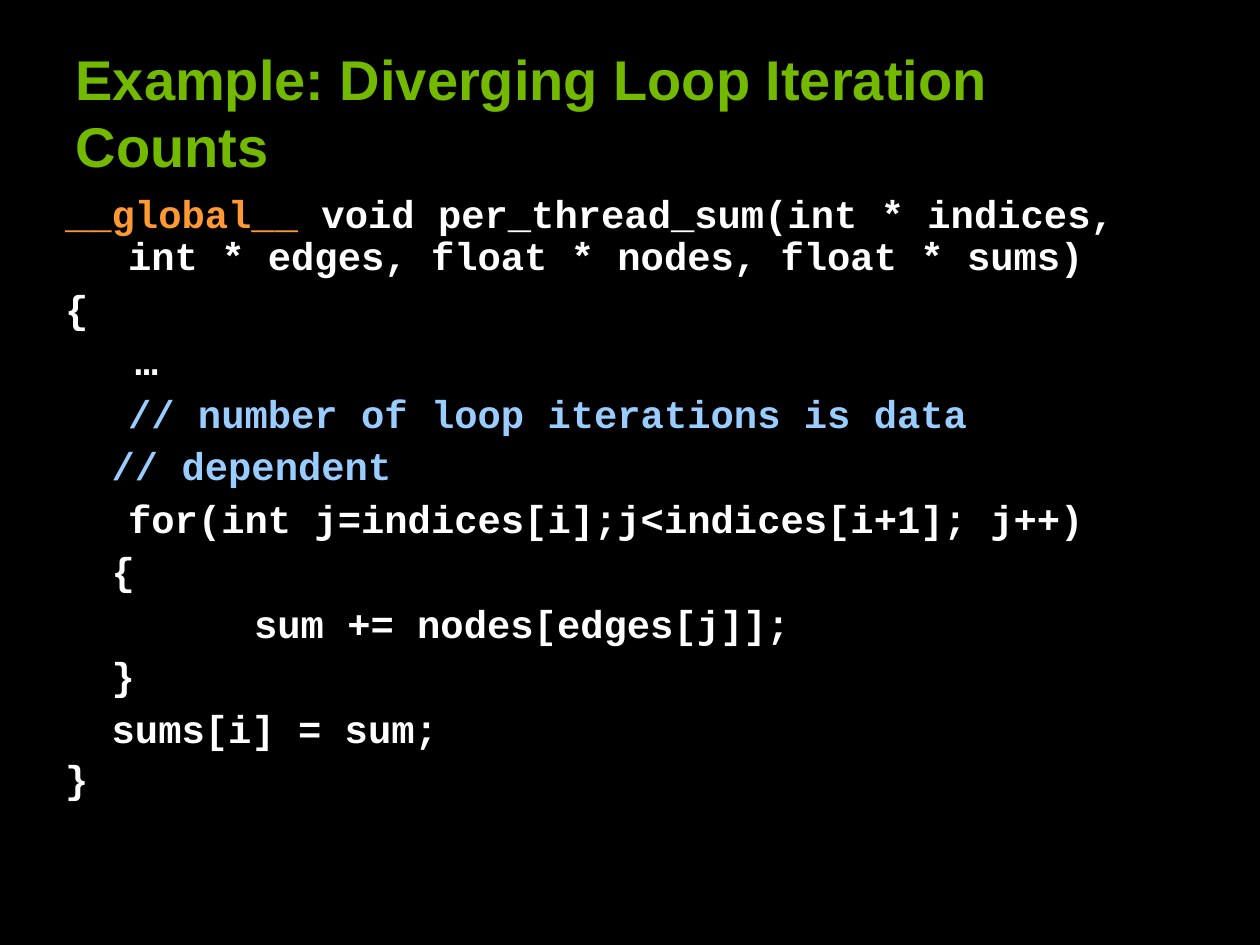
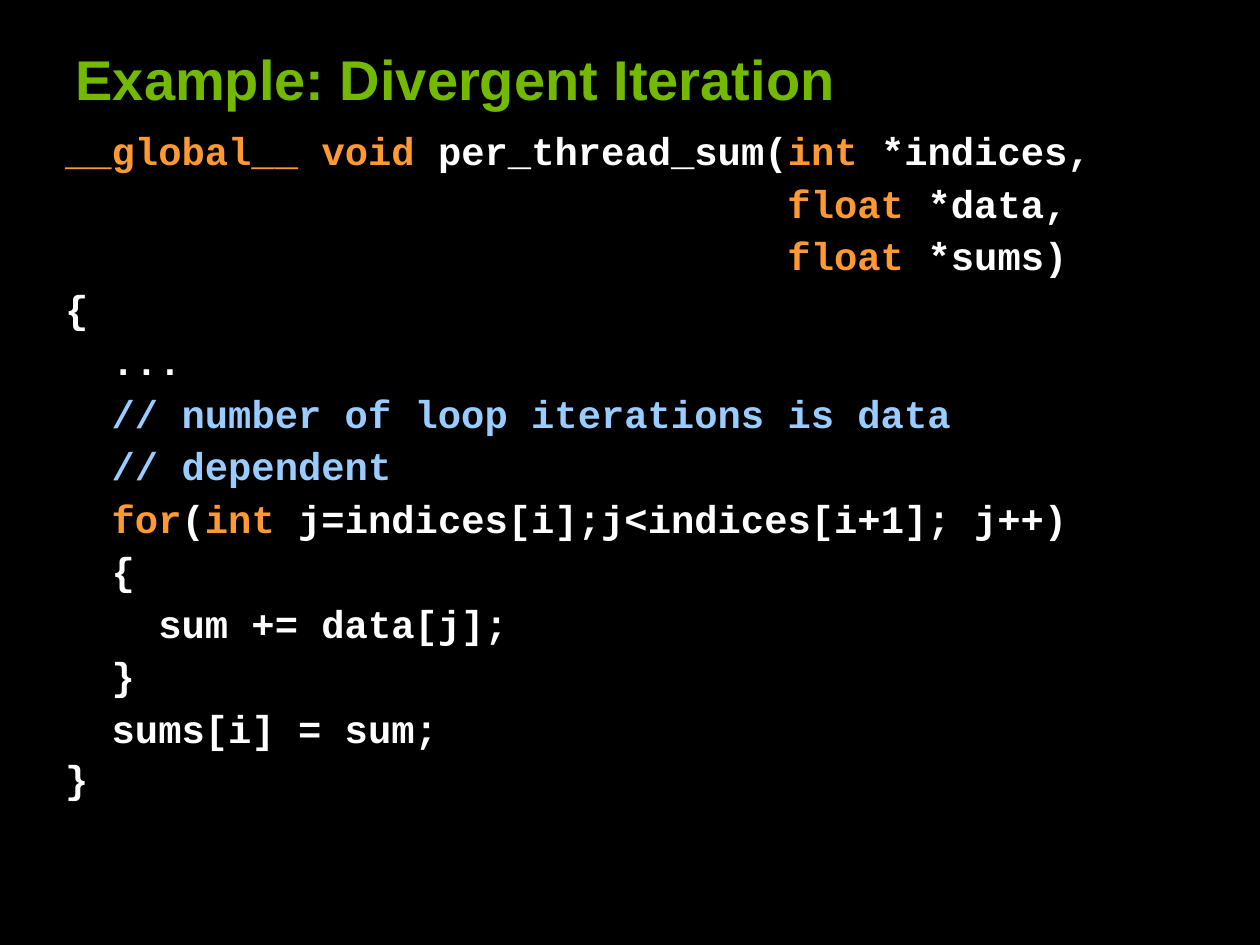
Before and after one commit to leofang/stanford-cs193g-sp2010, a slide deck: slide 26 of trunk/lectures/lecture_5/performance_considerations.ppt. Drawn at 1260x945 pixels with LibreOffice and Linux fonts; fonts in the diff are those of the drawing. Boxes give left, top, right and bottom in pixels: in the first picture for what was removed or moved away, otherwise in the second. Text is boxed around its words. In the diff, an @@ line names an element or a change of style, - is before the commit and + after.

```diff
--- a/trunk/lectures/lecture_5/performance_considerations.ppt
+++ b/trunk/lectures/lecture_5/performance_considerations.ppt
@@ title at bbox=[76, 59, 835, 110]: text changed @@
-Example: Diverging Loop Iteration Counts
+Example: Divergent Iteration
@@ text at bbox=[65, 138, 1091, 751]: text changed @@
-…
+...
@@ text "__global__ void per_thread_sum(int *indices,": place and size @@
-text "__global__ void per_thread_sum(int *indices," at bbox=[65, 201, 1113, 751]
+text "__global__ void per_thread_sum(int *indices," at bbox=[65, 138, 1091, 751]
@@ text at bbox=[65, 138, 1091, 278]: text changed @@
-__global__ void per_thread_sum(int * indices, int * edges, float * nodes, float * sums)
+__global__ void per_thread_sum(int *indices,
+float *data,
+float *sums)
@@ text at bbox=[112, 505, 1067, 541]: text colour #FFFFFF to #FF9933 in "for(int" @@
@@ text at bbox=[158, 610, 507, 646]: text changed @@
-sum += nodes[edges[j]];
+sum += data[j];
```
Also in this commit, not shown: 22 other slides changed, 1 other file.
